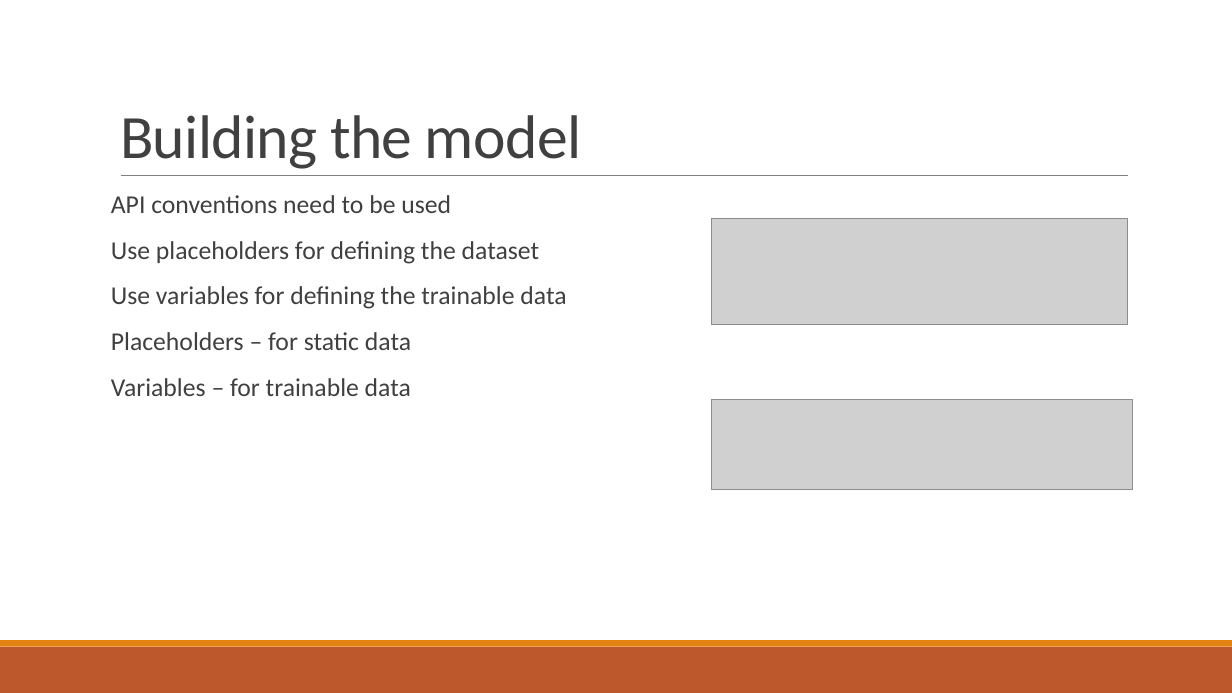
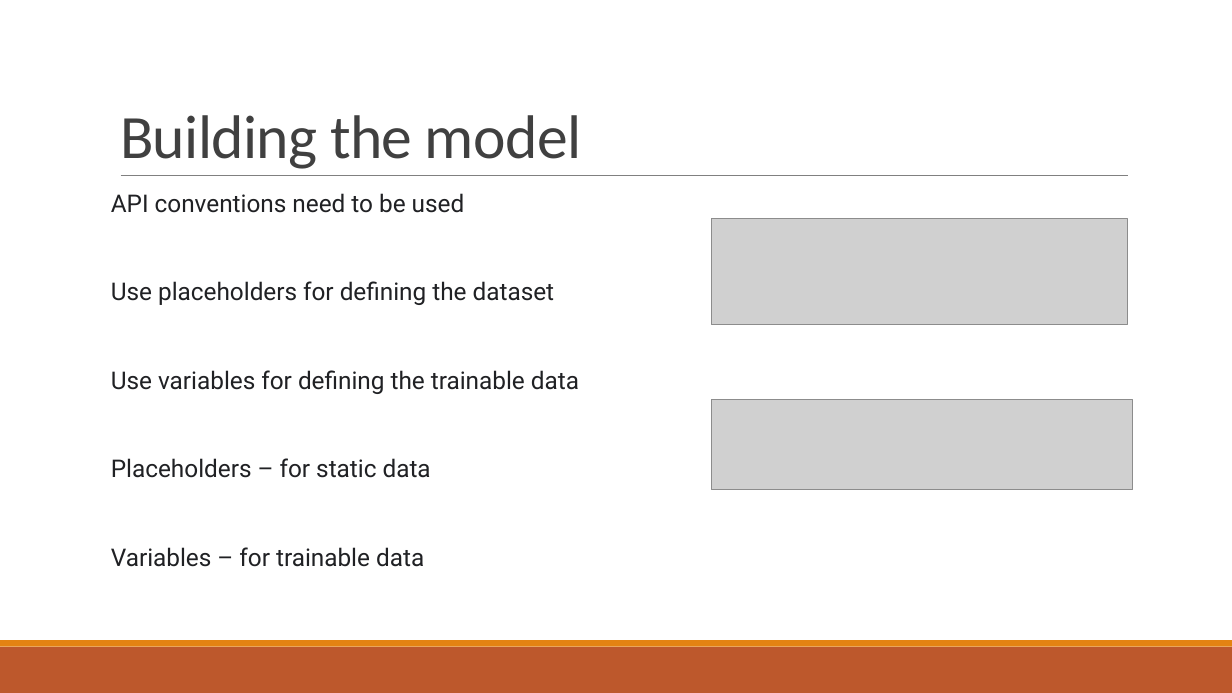
Before and after one commit to agx01/tf_presentation, a slide deck: slide 12 of Tensorflow_presentation.pptx. Drawn at 1232x693 pixels with LibreOffice and Linux fonts; fonts in the diff are those of the drawing; grey boxes stand for pictures. Boxes give left, top, right and bottom in pixels: in the first picture for what was removed or moved away, otherwise in the second. Text is boxed around its words. In the diff, an @@ line names an element or a change of style, - is before the commit and + after.

```diff
--- a/Tensorflow_presentation.pptx
+++ b/Tensorflow_presentation.pptx
@@ text "API conventions need to be ..." at bbox=[111, 193, 579, 567]: size 20 to 19 pt, font Calibri to Roboto, text colour #404040 to #202124 @@
```
Also in this commit, not shown: 6 other slides changed, 1 slide added, 1 slide removed, 2 other files.
